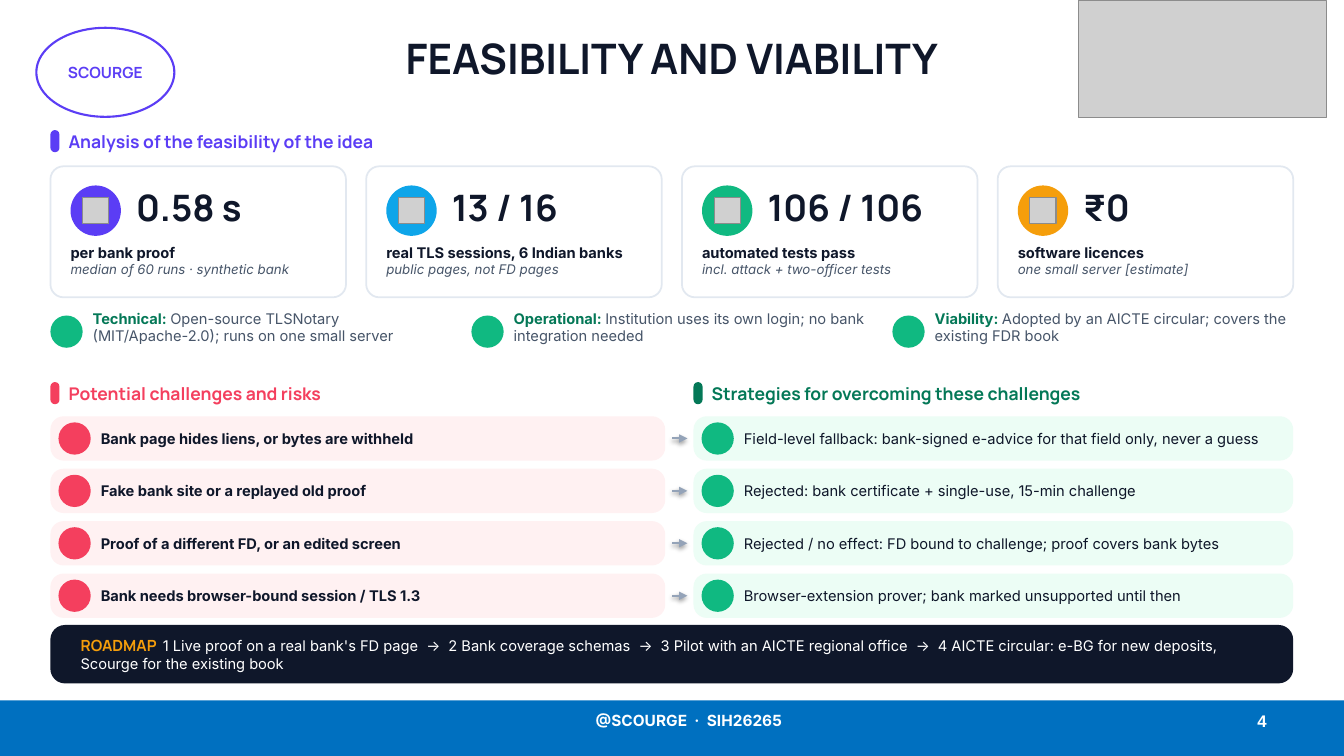
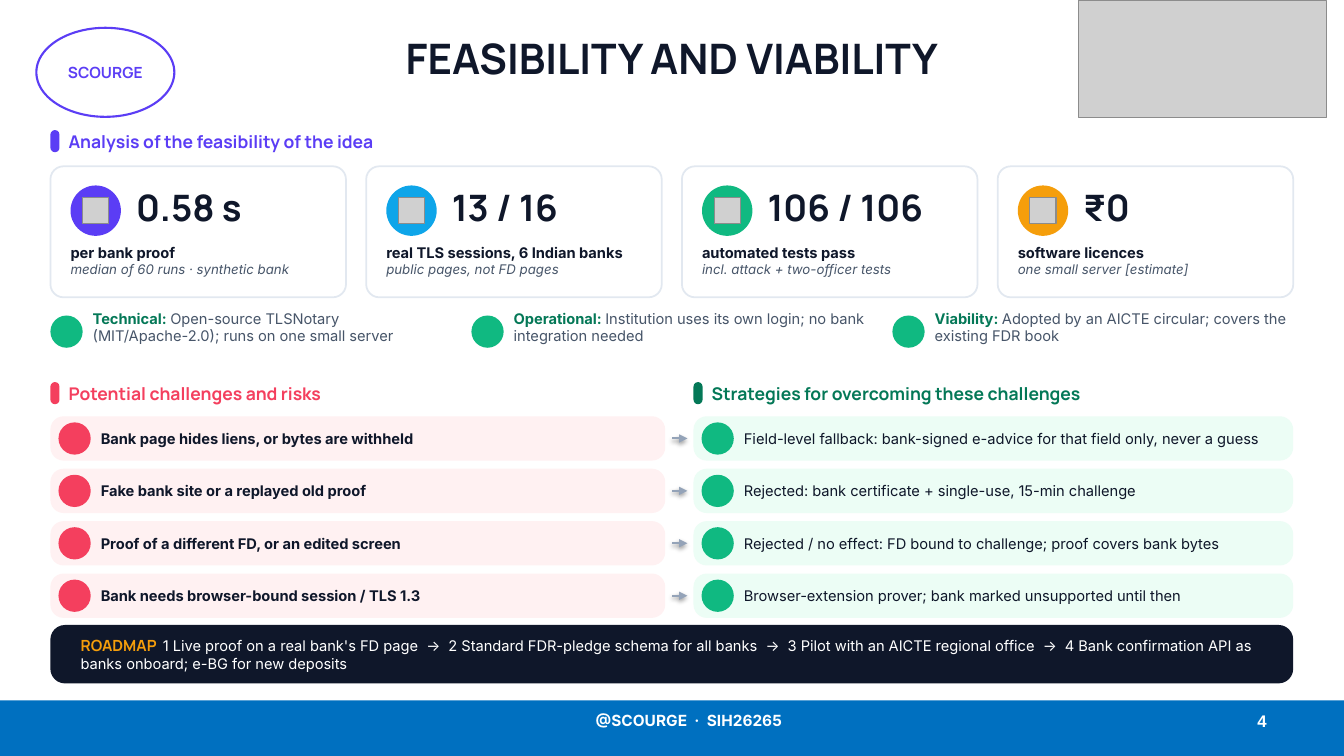
Before and after one commit to Lakki007/Arnavax-Scourge-SIH26265, a slide deck: slide 4 of docs/ppt/Scourge_SIH26265_Idea.pptx. Drawn at 1344x756 pixels with LibreOffice and Linux fonts; fonts in the diff are those of the drawing; grey boxes stand for pictures; background and template pictures are left out. Boxes give left, top, right and bottom in pixels: in the first picture for what was removed or moved away, otherwise in the second. Text is boxed around its words. In the diff, an @@ line names an element or a change of style, - is before the commit and + after.

```diff
--- a/docs/ppt/Scourge_SIH26265_Idea.pptx
+++ b/docs/ppt/Scourge_SIH26265_Idea.pptx
@@ text at [81,639,1252,672]: text changed @@
-ROADMAP 1 Live proof on a real bank's FD page → 2 Bank coverage schemas → 3 Pilot with an AICTE regional office → 4 AICTE circular: e-BG for new deposits, Scourge for the existing book
+ROADMAP 1 Live proof on a real bank's FD page → 2 Standard FDR-pledge schema for all banks → 3 Pilot with an AICTE regional office → 4 Bank confirmation API as banks onboard; e-BG for new deposits
```
Also in this commit, not shown: 2 other slides changed, 2 other files.
